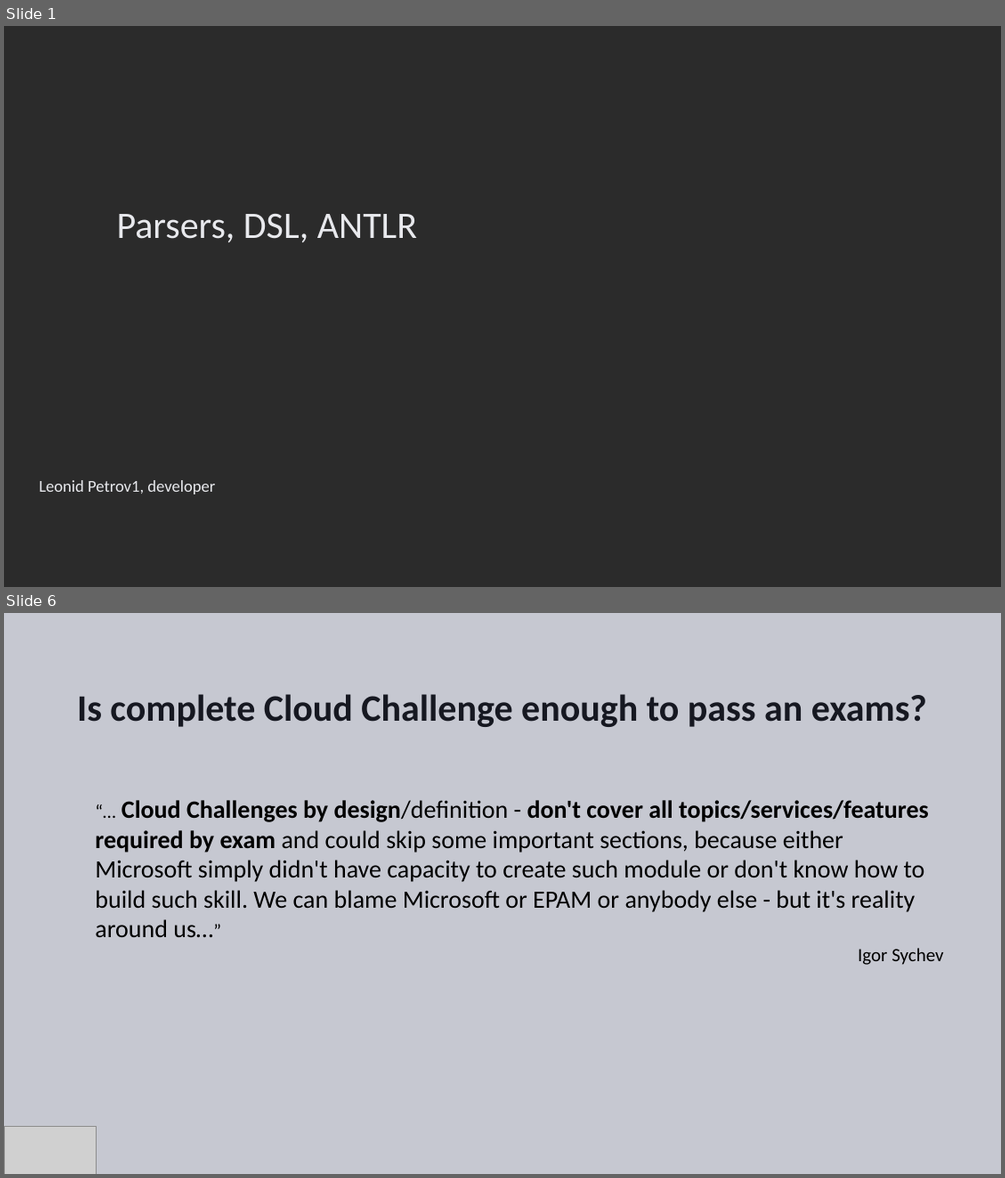
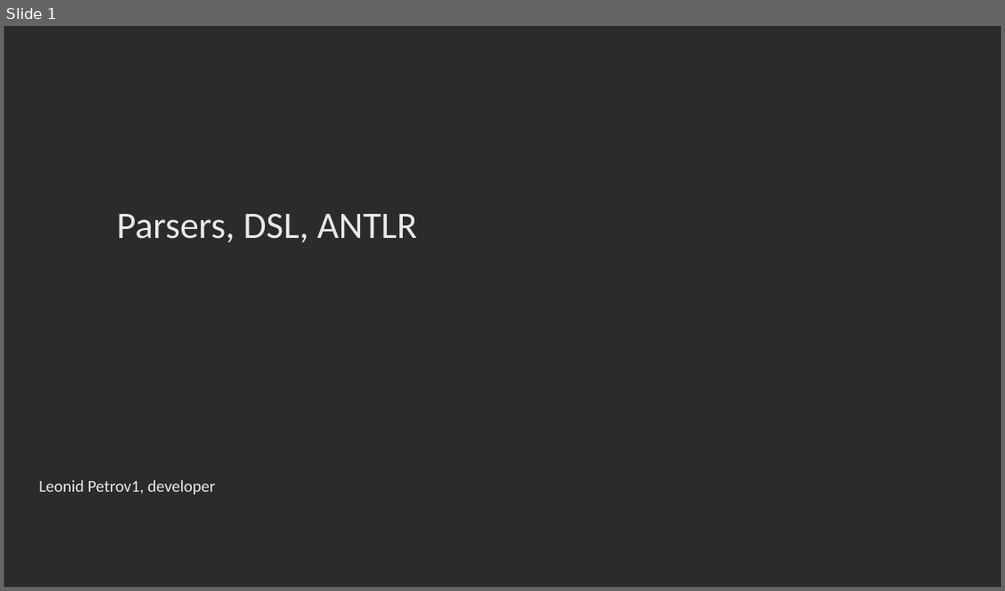
Before and after one commit to Ungerfall/ungerfall.github.io, a slide deck: presentation/antlr/antlr.pptx. Shown one above the other, each under a label of ours: slides 1 and 6 before the commit, slide 1 after it; the slides between them are not shown. The pictures are 1005x1178 and 1005x591 pixels, drawn with LibreOffice and Linux fonts; fonts in the diff are those of the drawing; grey boxes stand for pictures; background and template pictures are left out; a plain dark background stands for a picture behind light text. Boxes give left, top, right and bottom in pixels: in the first picture for what was removed or moved away, otherwise in the second. Text is boxed around its words. In the diff, an @@ line names an element or a change of style, - is before the commit and + after.

```diff
--- a/presentation/antlr/antlr.pptx
+++ b/presentation/antlr/antlr.pptx
@@ slide 6 removed at bbox=[4, 613, 1001, 1174], background #C6C8D1 @@
@@ title removed at bbox=[77, 694, 927, 727] @@
-Is complete Cloud Challenge enough to pass an exams?
@@ text removed at bbox=[95, 800, 943, 965] @@
-“… Cloud Challenges by design/definition - don't cover all topics/services/features required by exam and could skip some important sections, because either Microsoft simply didn't have capacity to create such module or don't know how to build such skill. We can blame Microsoft or EPAM or anybody else - but it's reality around us…”
-Igor Sychev
@@ picture removed at bbox=[4, 1126, 97, 1174] @@
```
Also in this commit, not shown: 3 slides changed, 14 slides added, 5 other slides removed.
